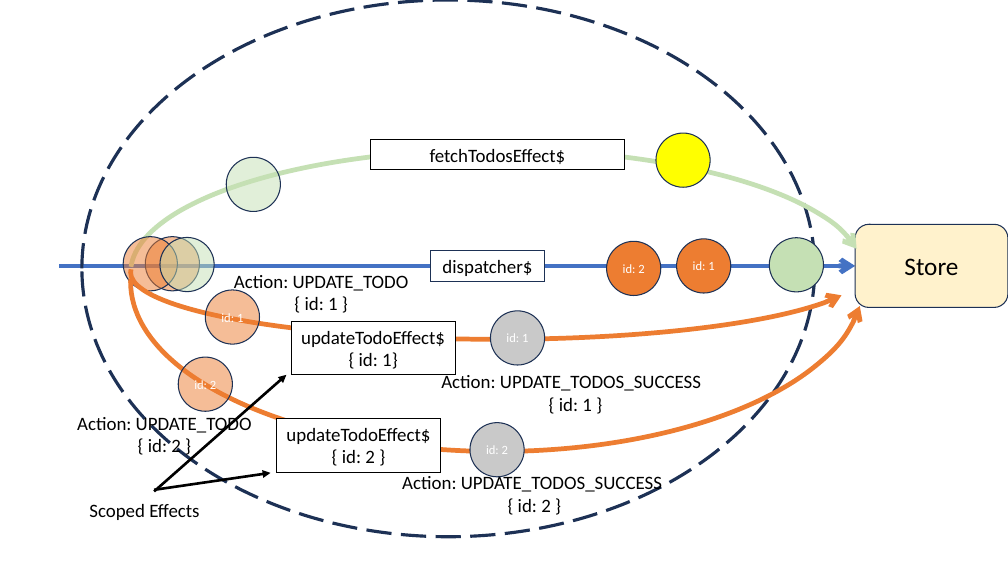
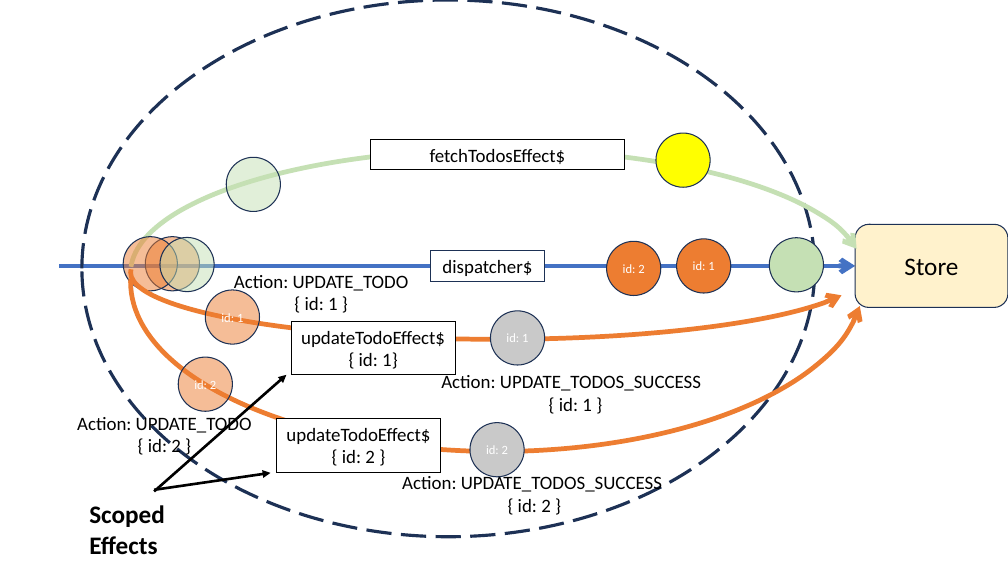
Before and after one commit to laidav/hubfx, a slide deck: slide 3 of documentation/Hubfx Presentation.pptx. Drawn at 1008x567 pixels with LibreOffice and Linux fonts; fonts in the diff are those of the drawing. Boxes give left, top, right and bottom in pixels: in the first picture for what was removed or moved away, otherwise in the second. Text is boxed around its words. In the diff, an @@ line names an element or a change of style, - is before the commit and + after.

Commit message:
slide update

```diff
--- a/documentation/Hubfx Presentation.pptx
+++ b/documentation/Hubfx Presentation.pptx
@@ text "Scoped Effects" at [89,505,165,555]: size 18 to 24 pt, bold on @@
```
Also in this commit, not shown: 1 other file.
